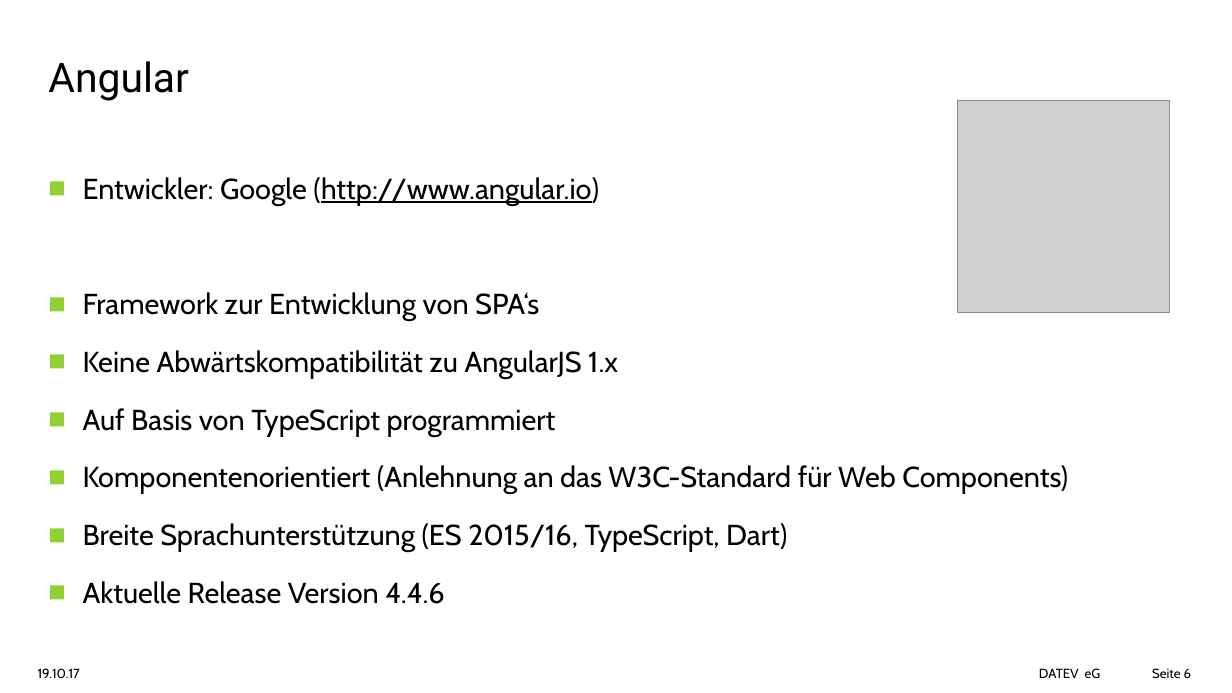
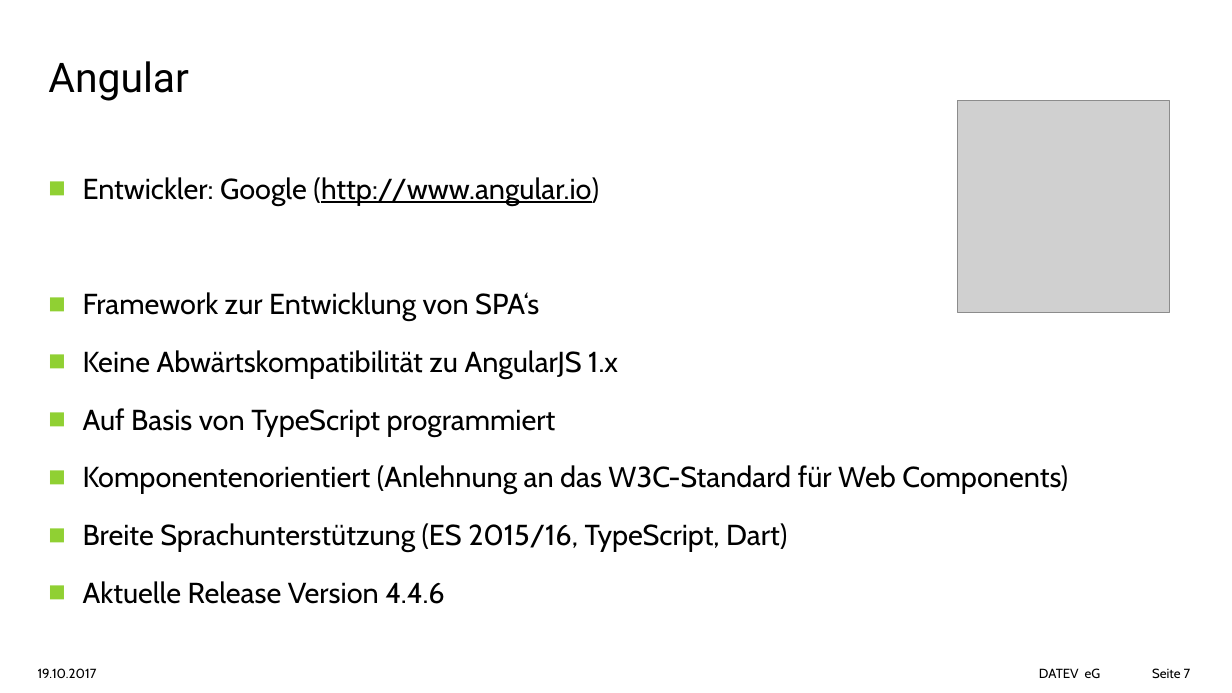
Before and after one commit to aawada78/angular-workshop, a slide deck: slide 7 of docs/Angular-Workshop-20.10.pptx (slide 6 before the commit). Drawn at 1232x693 pixels with LibreOffice and Linux fonts; fonts in the diff are those of the drawing; grey boxes stand for pictures; background and template pictures are left out. Boxes give left, top, right and bottom in pixels: in the first picture for what was removed or moved away, otherwise in the second. Text is boxed around its words. In the diff, an @@ line names an element or a change of style, - is before the commit and + after.

```diff
--- a/docs/Angular-Workshop-20.10.pptx
+++ b/docs/Angular-Workshop-20.10.pptx
@@ text at (38, 668, 97, 678): text changed @@
-19.10.17
+19.10.2017
@@ page number at (1152, 668, 1191, 678): text changed @@
-Seite 6
+Seite 7
```
Also in this commit, not shown: 25 other slides changed.
